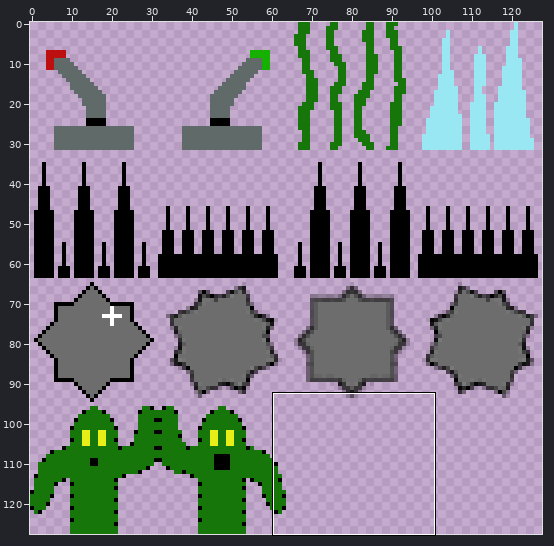
Sprite sheet: graphics/env.png. Above: a wide view before the commit, with the close-up outlined.
Close-up. Old version:
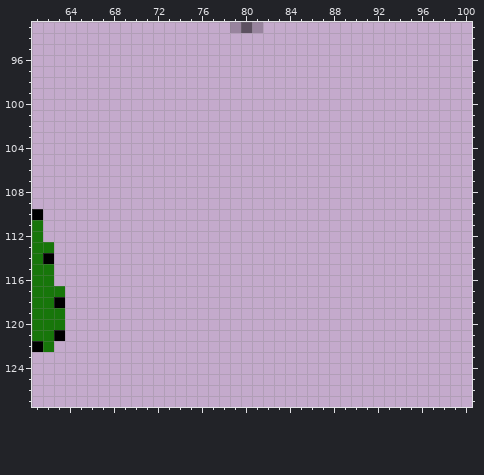
The file is 128x128 pixels. Pixels under 10% opacity are left out. Colours within 5 levels of each other are drawn and written as one. Shown: x 61..100, y 93..127.
The same view after the edit:
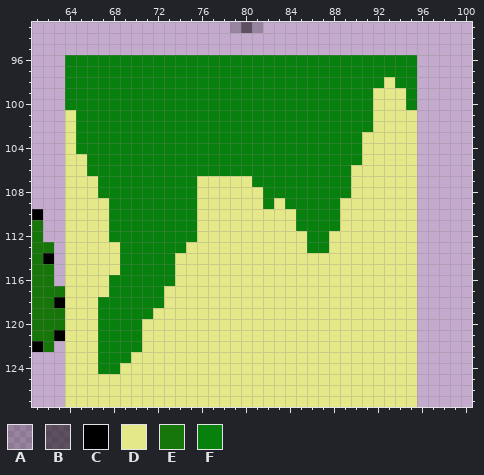
Palette (. is transparent): A #00000039  B #00000086  C #000000  D #e5e889  E #17760a  F #08800d
What changed:
{"y":96,"x":64,"old":"................................","new":"FFFFFFFFFFFFFFFFFFFFFFFFFFFFFFFF"}
{"y":97,"x":64,"old":"................................","new":"FFFFFFFFFFFFFFFFFFFFFFFFFFFFFFFF"}
{"y":98,"x":64,"old":"................................","new":"FFFFFFFFFFFFFFFFFFFFFFFFFFFFFDFF"}
{"y":99,"x":64,"old":"................................","new":"FFFFFFFFFFFFFFFFFFFFFFFFFFFFDDDF"}
{"y":100,"x":64,"old":"................................","new":"FFFFFFFFFFFFFFFFFFFFFFFFFFFFDDDF"}
{"y":101,"x":64,"old":"................................","new":"DFFFFFFFFFFFFFFFFFFFFFFFFFFFDDDD"}
{"y":102,"x":64,"old":"................................","new":"DFFFFFFFFFFFFFFFFFFFFFFFFFFFDDDD"}
{"y":103,"x":64,"old":"................................","new":"DFFFFFFFFFFFFFFFFFFFFFFFFFFDDDDD"}
{"y":104,"x":64,"old":"................................","new":"DFFFFFFFFFFFFFFFFFFFFFFFFFFDDDDD"}
{"y":105,"x":64,"old":"................................","new":"DDFFFFFFFFFFFFFFFFFFFFFFFFFDDDDD"}
{"y":106,"x":64,"old":"................................","new":"DDFFFFFFFFFFFFFFFFFFFFFFFFDDDDDD"}
{"y":107,"x":64,"old":"................................","new":"DDDFFFFFFFFFDDDDDFFFFFFFFFDDDDDD"}
{"y":108,"x":64,"old":"................................","new":"DDDFFFFFFFFFDDDDDDFFFFFFFFDDDDDD"}
{"y":109,"x":64,"old":"................................","new":"DDDDFFFFFFFFDDDDDDFDFFFFFDDDDDDD"}
{"y":110,"x":64,"old":"................................","new":"DDDDFFFFFFFFDDDDDDDDDFFFFDDDDDDD"}
{"y":111,"x":64,"old":"................................","new":"DDDDFFFFFFFFDDDDDDDDDFFFFDDDDDDD"}
{"y":112,"x":64,"old":"................................","new":"DDDDFFFFFFFFDDDDDDDDDDFFDDDDDDDD"}
{"y":113,"x":64,"old":"................................","new":"DDDDDFFFFFFDDDDDDDDDDDFFDDDDDDDD"}
{"y":114,"x":64,"old":"................................","new":"DDDDDFFFFFDDDDDDDDDDDDDDDDDDDDDD"}
{"y":115,"x":64,"old":"................................","new":"DDDDDFFFFFDDDDDDDDDDDDDDDDDDDDDD"}
{"y":116,"x":64,"old":"................................","new":"DDDDFFFFFFDDDDDDDDDDDDDDDDDDDDDD"}
{"y":117,"x":64,"old":"................................","new":"DDDDFFFFFDDDDDDDDDDDDDDDDDDDDDDD"}
{"y":118,"x":64,"old":"................................","new":"DDDFFFFFFDDDDDDDDDDDDDDDDDDDDDDD"}
{"y":119,"x":64,"old":"................................","new":"DDDFFFFFDDDDDDDDDDDDDDDDDDDDDDDD"}
{"y":120,"x":64,"old":"................................","new":"DDDFFFFDDDDDDDDDDDDDDDDDDDDDDDDD"}
{"y":121,"x":64,"old":"................................","new":"DDDFFFFDDDDDDDDDDDDDDDDDDDDDDDDD"}
{"y":122,"x":64,"old":"................................","new":"DDDFFFFDDDDDDDDDDDDDDDDDDDDDDDDD"}
{"y":123,"x":64,"old":"................................","new":"DDDFFFDDDDDDDDDDDDDDDDDDDDDDDDDD"}
{"y":124,"x":64,"old":"................................","new":"DDDFFDDDDDDDDDDDDDDDDDDDDDDDDDDD"}
{"y":125,"x":64,"old":"................................","new":"DDDDDDDDDDDDDDDDDDDDDDDDDDDDDDDD"}
{"y":126,"x":64,"old":"................................","new":"DDDDDDDDDDDDDDDDDDDDDDDDDDDDDDDD"}
{"y":127,"x":64,"old":"................................","new":"DDDDDDDDDDDDDDDDDDDDDDDDDDDDDDDD"}
